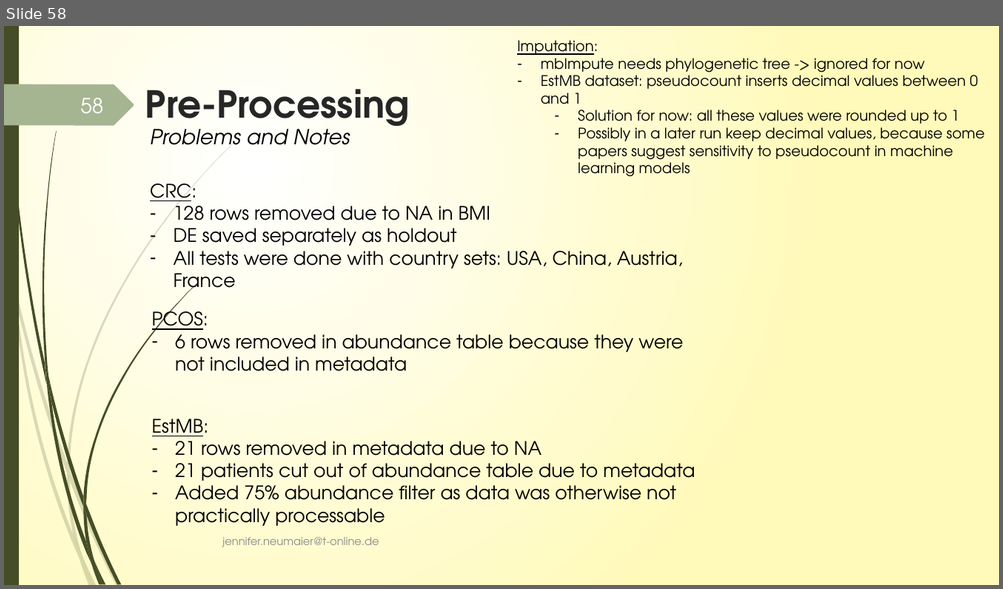
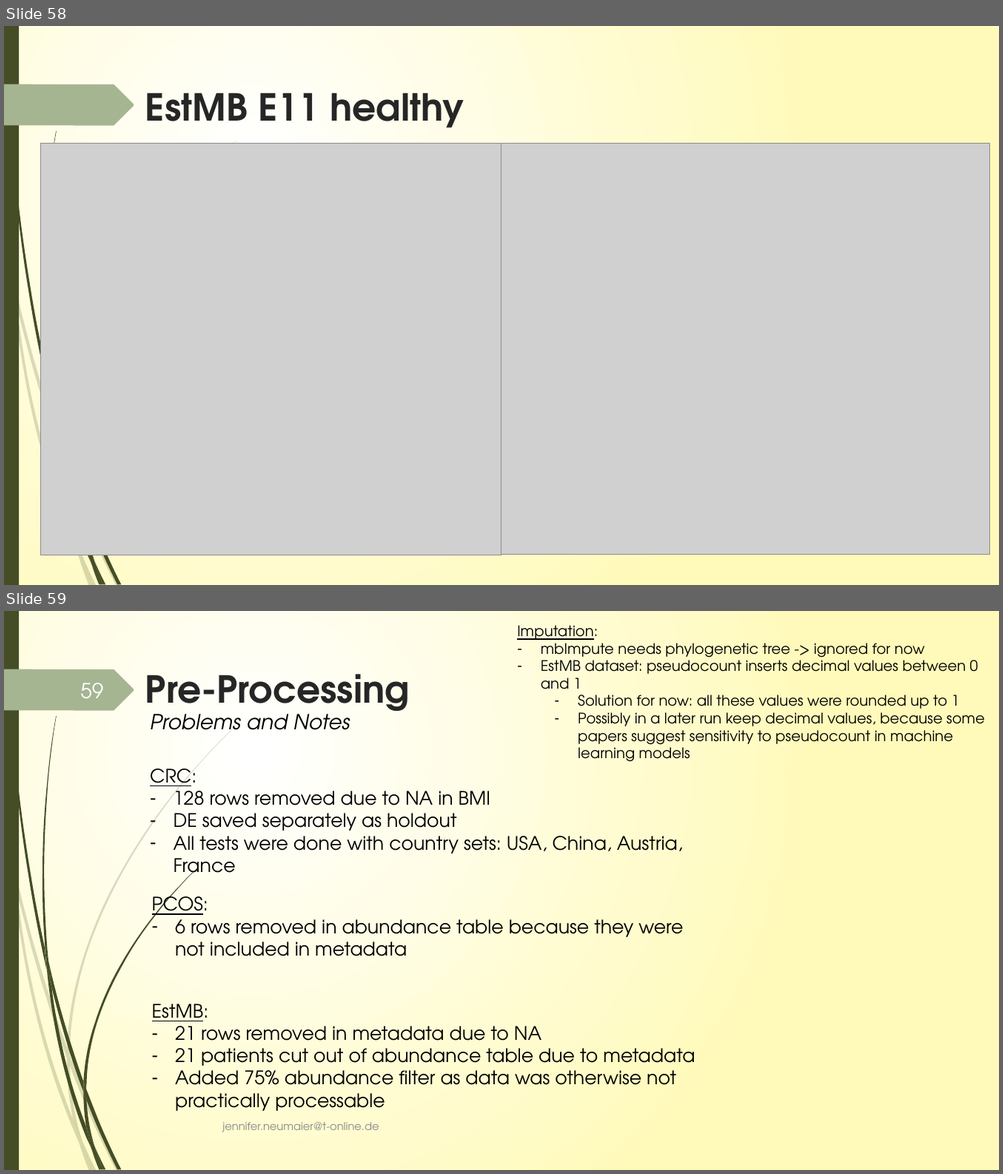
Before and after one commit to JenniferNeumaier/ml_coda, a slide deck: doc/Project_structure_notes.pptx. Shown one above the other, each under a label of ours: slide 58 before the commit, slides 58 and 59 after it. The pictures are 1003x589 and 1003x1174 pixels, drawn with LibreOffice and Linux fonts; fonts in the diff are those of the drawing; grey boxes stand for pictures. Boxes give left, top, right and bottom in pixels: in the first picture for what was removed or moved away, otherwise in the second. Text is boxed around its words. In the diff, an @@ line names an element or a change of style, - is before the commit and + after.

```diff
--- a/doc/Project_structure_notes.pptx
+++ b/doc/Project_structure_notes.pptx
@@ slide 58 added at [4,26,999,585], background gradient #FFFFFF to #FFFABB; not listed: 19 template elements that a slide beside it also shows @@
@@ title added at [145,93,464,128], 36 pt, text #262626, bold @@
+EstMB E11 healthy
@@ picture added at [40,143,502,555] @@
@@ picture added at [502,143,990,555] @@
@@ what was slide 58 is now slide 59 @@
@@ page number at [80,683,103,698]: text changed @@
-58
+59
```
Also in this commit, not shown: 27 slides changed, 1 other slide added, 4 other files.
